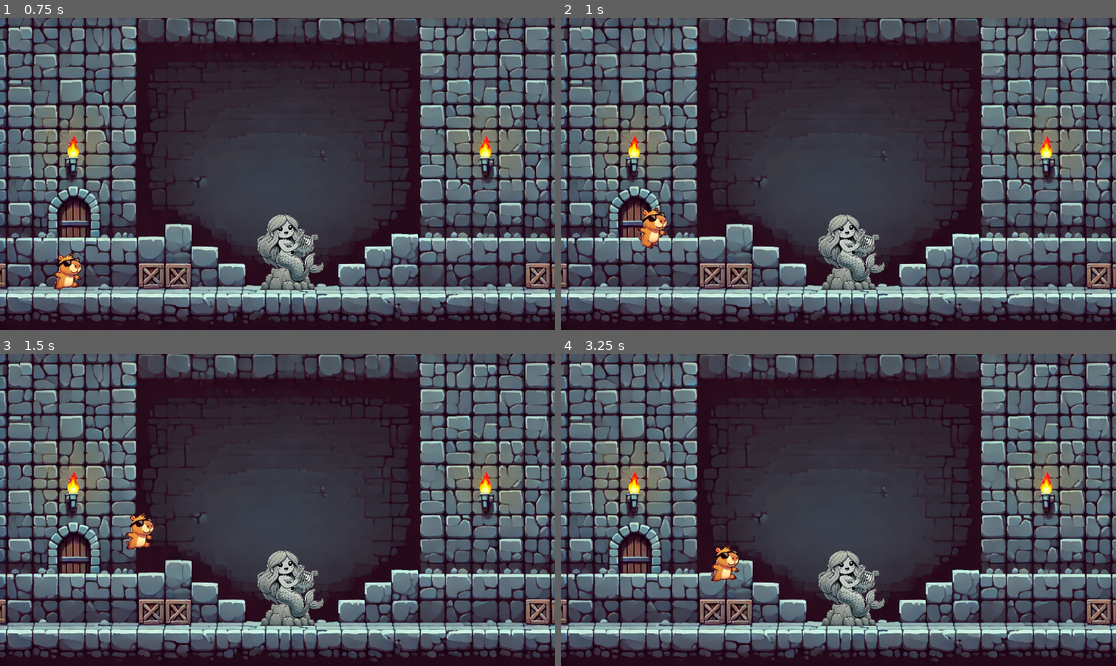
Above: before the commit, frames 1-4 (two rows, left to right).
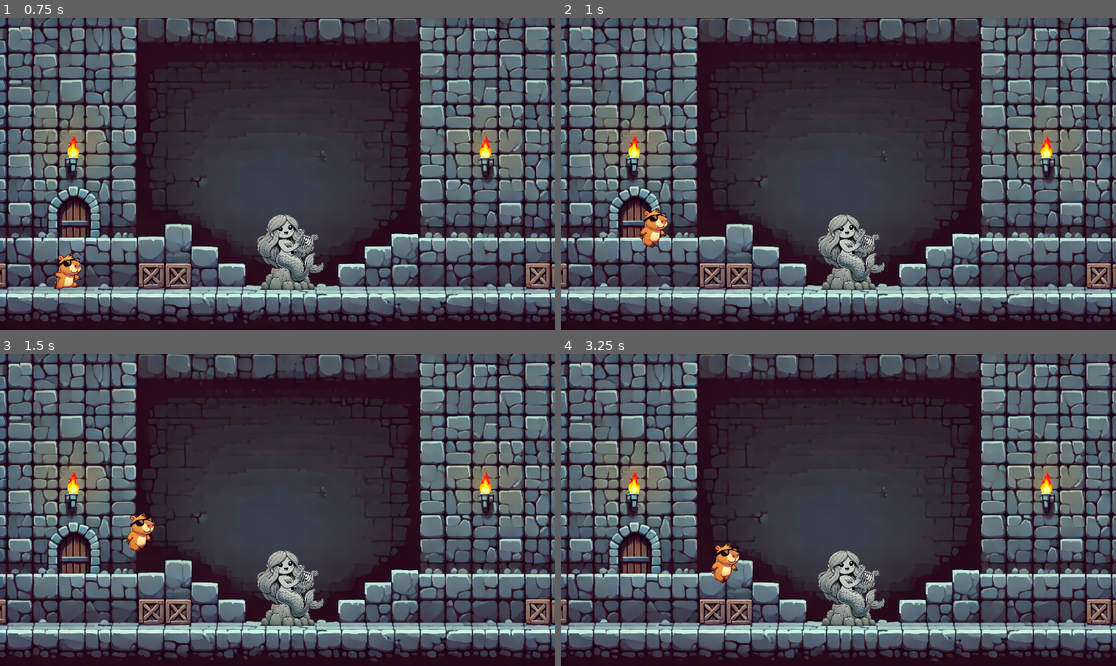
Above: after the commit, the same moments.

Repository: LaisVasconcelos/ecopybara
Game: Godot game, scene res://MainScene.tscn
Same seed, same stepped clock (60 frames per second), same inputs: the game is played once before the commit and once after it.
Inputs:
- Up to frame 1 (0.75 s): tap Enter at 0.5 s; hold Right (ui_right) from 0.53 s (still down)
- Up to frame 2 (1 s): keep holding Right (ui_right); tap Up (ui_up) at 0.77 s
- Up to frame 3 (1.5 s): keep holding Right (ui_right)
- Up to frame 4 (3.25 s): tap Up (ui_up) at 1.52, 3.02 s; release Right (ui_right) at 2.03 s; hold Left (ui_left) 2.03-2.78 s; hold Right (ui_right) from 2.78 s (still down)

Frame 1 is identical in both runs. In frame 2, 0.3% of the frame differs, in the area x 13-20%, y 60-74%; in frame 3, 0.2%; in frame 4, 0.4%, in the area x 26-33%, y 60-74%.

Commit message:
animação capy

Diff:
--- a/MainScene.tscn
+++ b/MainScene.tscn
@@ -6,7 +6,9 @@
 [ext_resource type="Texture2D" uid="uid://cafs0ndws1ig1" path="res://cave.png" id="3_buu3j"]
 [ext_resource type="Texture2D" uid="uid://ftqia7p67d1u" path="res://capivarinhas.png" id="4_ke6n6"]
 [ext_resource type="Texture2D" uid="uid://dunlt3hog2ykq" path="res://b.png" id="5_kfb2m"]
+[ext_resource type="Texture2D" uid="uid://dl0vrvaopu0ub" path="res://aaa2.png" id="7_d5slw"]
 [ext_resource type="Texture2D" uid="uid://dx3tevgwx8ld3" path="res://iara2.png" id="7_p85fp"]
+[ext_resource type="Texture2D" uid="uid://dsq083nxym801" path="res://aaa.png" id="9_3rosd"]
 
 [sub_resource type="RectangleShape2D" id="RectangleShape2D_0218c"]
 size = Vector2(1787.55, 67.8788)
@@ -30,6 +32,10 @@
 atlas = ExtResource("4_ke6n6")
 region = Rect2(343, 536, 288, 400)
 
+[sub_resource type="AtlasTexture" id="AtlasTexture_0qgc8"]
+atlas = ExtResource("4_ke6n6")
+region = Rect2(652, 493, 326, 492)
+
 [sub_resource type="AtlasTexture" id="AtlasTexture_nm3fi"]
 atlas = ExtResource("5_kfb2m")
 region = Rect2(25, 7, 310, 420)
@@ -43,6 +49,15 @@
 "frames": [{
 "duration": 1.0,
 "texture": SubResource("AtlasTexture_mtikh")
+}, {
+"duration": 1.0,
+"texture": SubResource("AtlasTexture_0qgc8")
+}, {
+"duration": 1.0,
+"texture": ExtResource("7_d5slw")
+}, {
+"duration": 1.0,
+"texture": ExtResource("9_3rosd")
 }, {
 "duration": 1.0,
 "texture": SubResource("AtlasTexture_nm3fi")
@@ -149,7 +164,7 @@
 [node name="AnimatedSprite2D" type="AnimatedSprite2D" parent="Player"]
 scale = Vector2(0.219403, 0.219403)
 sprite_frames = SubResource("SpriteFrames_of46r")
-animation = &"Parada"
+animation = &"Andar"
 
 [node name="CollisionShape2D" type="CollisionShape2D" parent="Player"]
 position = Vector2(0, 1)
Not shown: 1 places in MainScene.tscn that only renumber resources
Binary file added: aa.png
Not shown, added: aa.png.import
Binary file added: aaa.png
Not shown, added: aaa.png.import
Binary file added: aaa2.png
Not shown, added: aaa2.png.import
Binary file changed: capivarinhas.png
